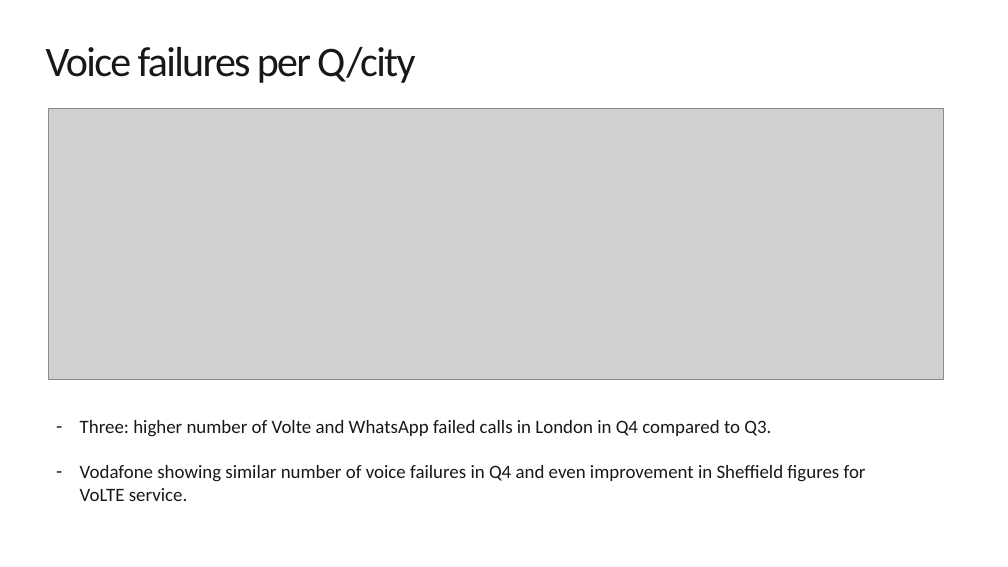
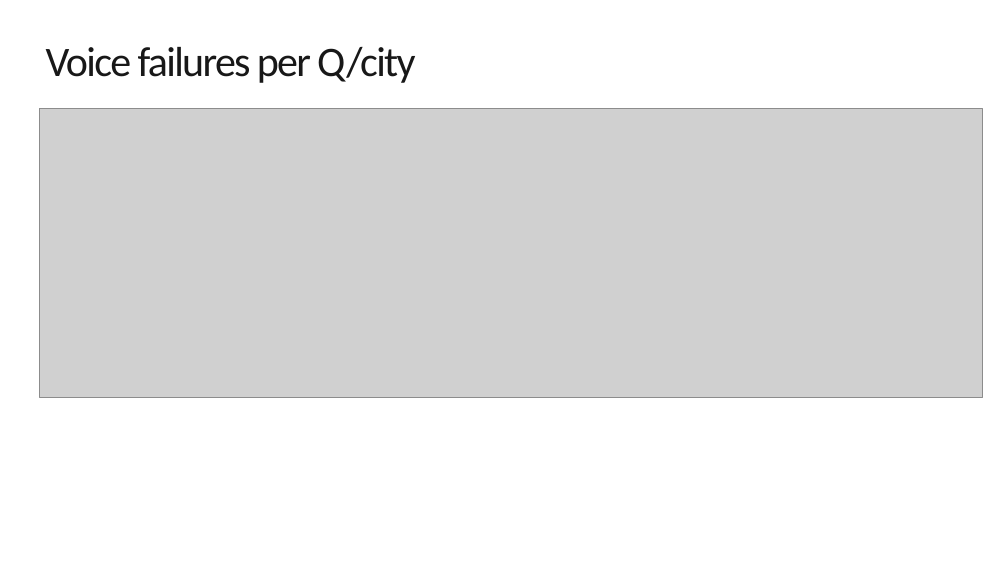
Before and after one commit to jaimetur/DashboardAnalytic, a slide deck: slide 9 of assets/templates/Template_CDR_NSA_analysis.pptx. Drawn at 1008x567 pixels with LibreOffice and Linux fonts; fonts in the diff are those of the drawing; grey boxes stand for pictures; background and template pictures are left out. Boxes give left, top, right and bottom in pixels: in the first picture for what was removed or moved away, otherwise in the second. Text is boxed around its words. In the diff, an @@ line names an element or a change of style, - is before the commit and + after.

Commit message:
- Refined operational navigation with the username beside Logout, `00. Help Home 🏠` first and Help articles numbered directly from their filenames (`00` to `09`). - Documented the E2E module structure, ingestion classification, multivendor prerequisites, reporting workflow and template configuration in the README and Help guides. - Added embedded Help with consistently numbered navigation and recommended reading (`00` to `09`), including the explicit **04. E2E Dashboard** and **05. E2E PowerPoint Reporting** sections.

```diff
--- a/assets/templates/Template_CDR_NSA_analysis.pptx
+++ b/assets/templates/Template_CDR_NSA_analysis.pptx
@@ picture: place and size @@
-picture at (48, 109, 943, 380)
+picture at (39, 109, 982, 398)
@@ text removed at (80, 420, 866, 501) @@
-– Three: higher number of Volte and WhatsApp failed calls in London in Q4 compared to Q3.
-– Vodafone showing similar number of voice failures in Q4 and even improvement in Sheffield figures for VoLTE service.
```
Also in this commit, not shown: 8 other slides changed, 5 slides added, 5 slides removed, 1 other file.
